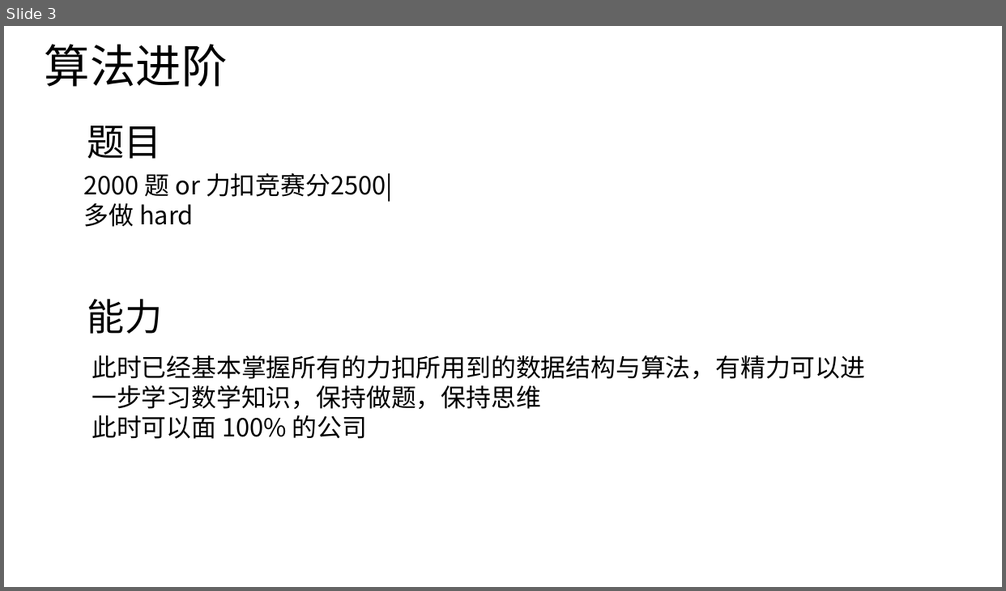
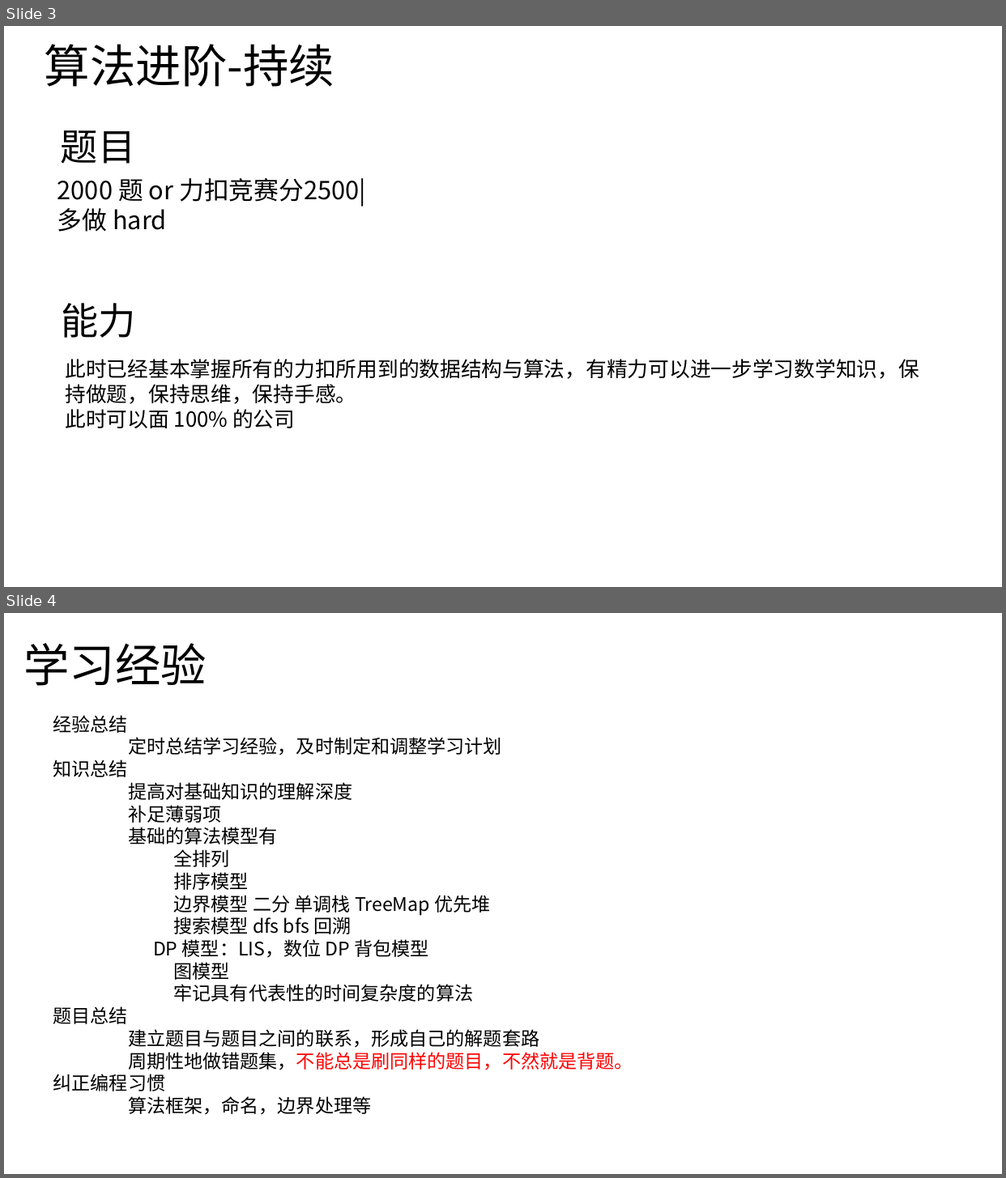
Before and after one commit to aiwujingxin/Algorithms, a slide deck: xmind/刷题指南.pptx. Shown one above the other, each under a label of ours: slide 3 before the commit, slides 3 and 4 after it. The pictures are 1006x591 and 1006x1178 pixels, drawn with LibreOffice and Linux fonts; fonts in the diff are those of the drawing. Boxes give left, top, right and bottom in pixels: in the first picture for what was removed or moved away, otherwise in the second. Text is boxed around its words. In the diff, an @@ line names an element or a change of style, - is before the commit and + after.

Commit message:
学习总结.ppt

```diff
--- a/xmind/刷题指南.pptx
+++ b/xmind/刷题指南.pptx
@@ slide 4 added at box(4, 613, 1002, 1174), background #FFFFFF @@
@@ title added at box(23, 643, 206, 686), 44 pt, text #000000 @@
+学习经验
@@ text added at box(53, 715, 633, 1115), 18 pt, text #000000 @@
+经验总结
+定时总结学习经验，及时制定和调整学习计划
+知识总结
+  提高对基础知识的理解深度
+  补足薄弱项
+  基础的算法模型有
+    全排列
+    排序模型
+    边界模型 二分 单调栈 TreeMap 优先堆
+    搜索模型 dfs bfs 回溯
+    DP 模型：LIS，数位 DP 背包模型
+        图模型
+    牢记具有代表性的时间复杂度的算法
+题目总结
+  建立题目与题目之间的联系，形成自己的解题套路
+  周期性地做错题集，不能总是刷同样的题目，不然就是背题。
+纠正编程习惯
+  算法框架，命名，边界处理等
@@ slide 3 changed as well @@
@@ text at box(44, 44, 335, 87): text changed @@
-算法进阶
+算法进阶-持续
@@ text "题目": place and size @@
-text "题目" at box(87, 126, 162, 159)
+text "题目" at box(61, 130, 135, 164)
@@ text "2000 题 or 力扣竞赛分2500| 多做 ...": place and size @@
-text "2000 题 or 力扣竞赛分2500| 多做 ..." at box(84, 173, 393, 227)
+text "2000 题 or 力扣竞赛分2500| 多做 ..." at box(57, 178, 366, 232)
@@ text "能力": place and size @@
-text "能力" at box(87, 299, 162, 334)
+text "能力" at box(61, 303, 135, 338)
@@ text at box(66, 359, 919, 429): text changed; size 24 to 20 pt @@
-此时已经基本掌握所有的力扣所用到的数据结构与算法，有精力可以进一步学习数学知识，保持做题，保持思维
-此时可以面 100% 的公司
+此时已经基本掌握所有的力扣所用到的数据结构与算法，有精力可以进一步学习数学知识，保持做题，保持思维，保持手感。
+此时可以面 100% 的公司
```
Also in this commit, not shown: 3 other slides changed.
